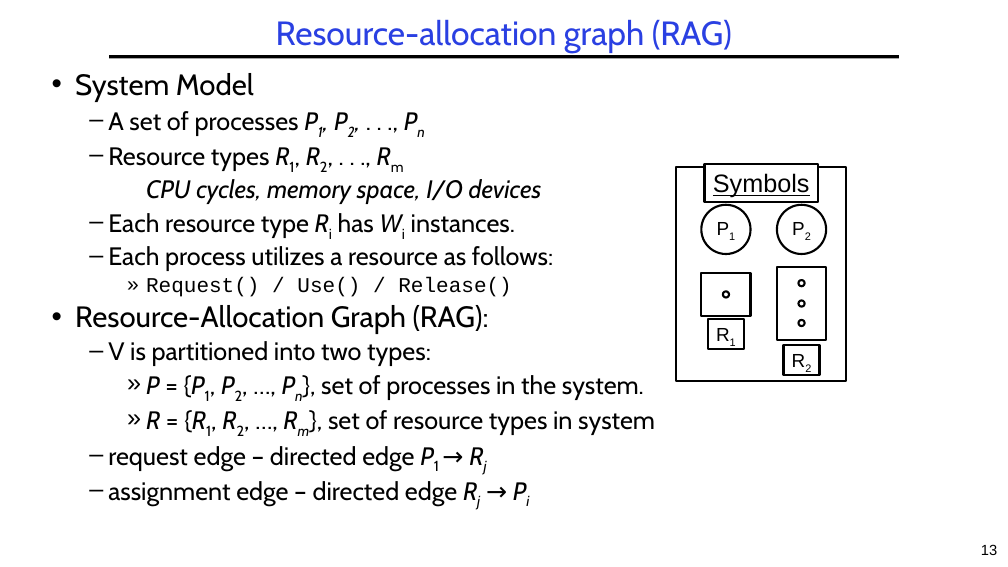
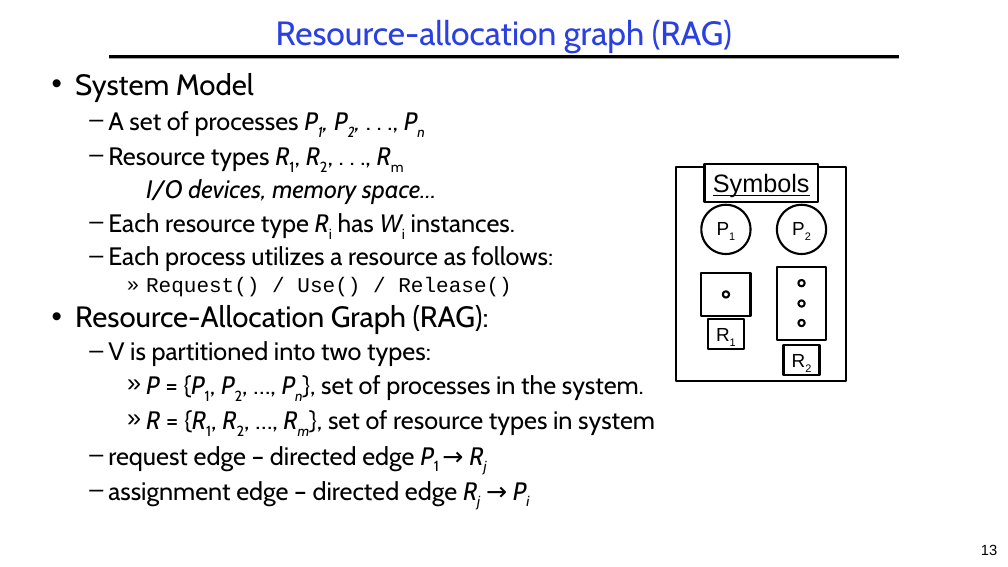
Before and after one commit to guhofstra/CSC256Fa25, a slide deck: slide 13 of PPTs/L4-Deadlocks.pptx. Drawn at 1008x567 pixels with LibreOffice and Linux fonts; fonts in the diff are those of the drawing. Boxes give left, top, right and bottom in pixels: in the first picture for what was removed or moved away, otherwise in the second. Text is boxed around its words. In the diff, an @@ line names an element or a change of style, - is before the commit and + after.

```diff
--- a/PPTs/L4-Deadlocks.pptx
+++ b/PPTs/L4-Deadlocks.pptx
@@ text at (146,179,436,204): text changed @@
-    CPU cycles, memory space, I/O devices
+    I/O devices, memory space…
```
Also in this commit, not shown: 11 other files.
